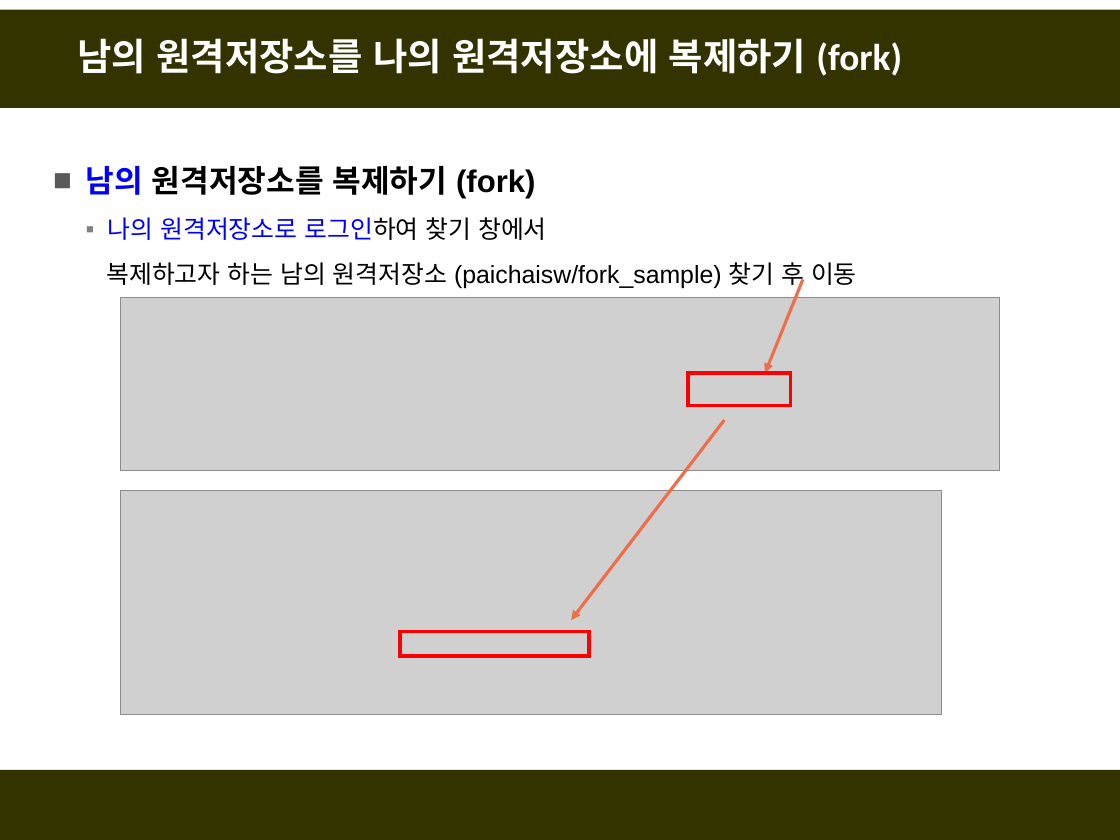
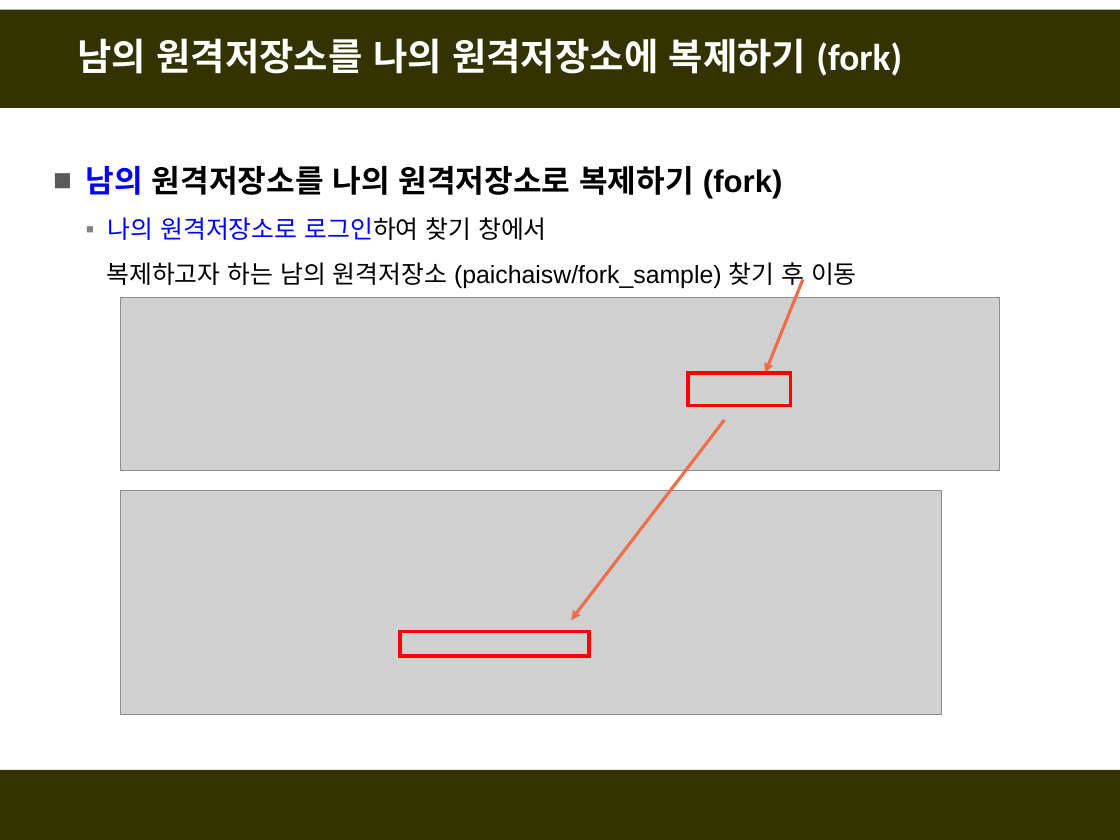
Before and after one commit to fasthill/github-lecture, a slide deck: slide 3 of git및github첫걸음3-원격저장소이용.pptx (slide 2 before the commit). Drawn at 1120x840 pixels with LibreOffice and Linux fonts; fonts in the diff are those of the drawing; grey boxes stand for pictures. Boxes give left, top, right and bottom in pixels: in the first picture for what was removed or moved away, otherwise in the second. Text is boxed around its words. In the diff, an @@ line names an element or a change of style, - is before the commit and + after.

```diff
--- a/git및github첫걸음3-원격저장소이용.pptx
+++ b/git및github첫걸음3-원격저장소이용.pptx
@@ text at (86,166,783,198): text changed @@
-■ 남의 원격저장소를 복제하기 (fork)
+■ 남의 원격저장소를 나의 원격저장소로 복제하기 (fork)
```
Also in this commit, not shown: 6 other slides changed, 3 slides added.
